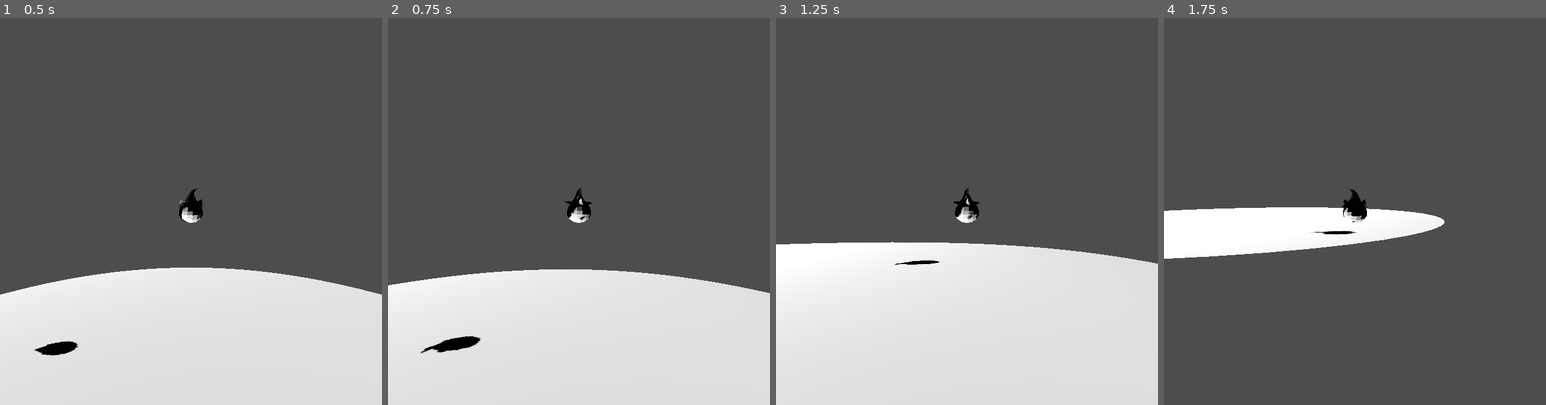
Above: before the commit, frames 1-4 (left to right).
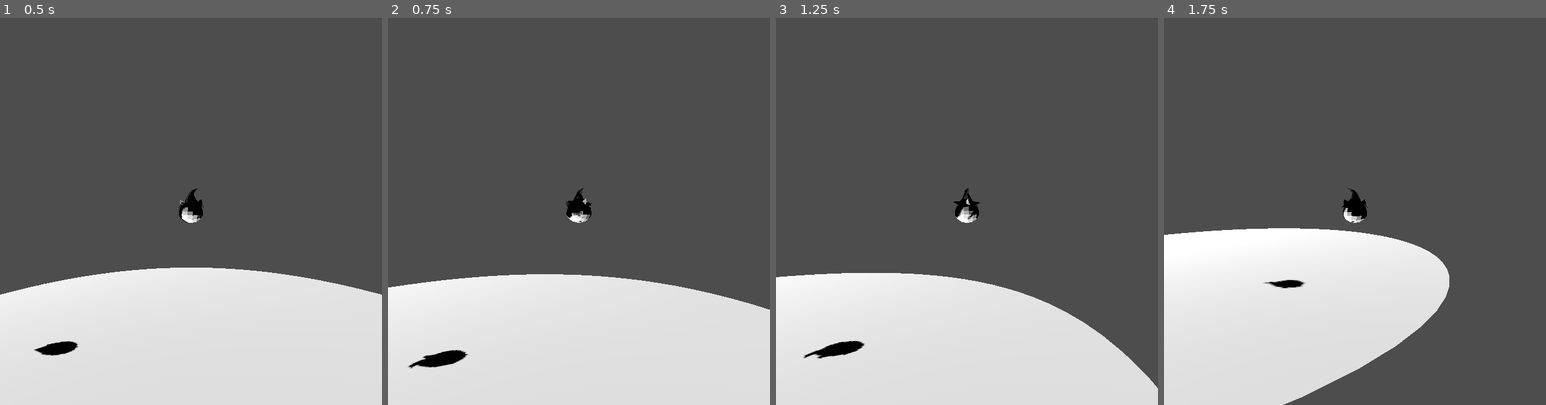
Above: after the commit, the same moments.

Repository: XMNNguyen/Godot-Wild-Jam-92
Game: Godot game, scene res://Scenes/main.tscn
Two runs of this game, one before a commit and one after it. Both use one fixed random seed, a clock stepped at 60 frames per second and the inputs below.
Inputs (mouse positions are in pixels of both pictures, inside the frame that each line leads up to):
- Up to frame 1 (0.5 s): no input
- Up to frame 2 (0.75 s): move the mouse to (663, 192) at 0.52 s; hold D (move_right) from 0.53 s (still down); tap Shift (dash) at 0.6 s
- Up to frame 3 (1.25 s): keep holding D (move_right); tap Space (jump) at 0.77, 0.8, 1.07 s
- Up to frame 4 (1.75 s): move the mouse to (1278, 230) at 1.27 s; release D (move_right) at 1.28 s; hold S (move_down) from 1.28 s (still down); tap Space (jump) at 1.35, 1.52 s; tap Shift (dash) at 1.55 s

Frame 1 is identical in both runs. In frame 2, 2.7% of the frame differs, in the area x 0-100%, y 43-91%; in frame 3, 13%; in frame 4, 29%, in the area x 0-75%, y 43-100%.

Commit message:
made dashing smoother and modified speeds

Diff:
--- a/godot-wild-jam-92/Scripts/player.gd
+++ b/godot-wild-jam-92/Scripts/player.gd
@@ -1,17 +1,20 @@
 extends CharacterBody3D
 
-@export var SPEED : float = 20.0
+@export var SPEED : float = 10.0
 @export var JUMP_VELOCITY : float = 4.5
 @export var GRAVITY : float = 500
 @export var CAMERA_ZOOM_RATIO : float = 0.75
-@export var DASH_SPEED : float = 20.0
+@export var DASH_SPEED : float = 5.0
 @export var ACCELERATION : float = 15.0
 @export var SLOW_DOWN : float = 40.0
+@export var DASH_DURATION : float = 0.3
+@export var DASH_CD : float = 0.8
 
 var score := 0
 var num_jumps := 2
-
 var speed = 0
+var can_dash = true
+var dashing = false
 
 func _ready() -> void:
 	#signals.killed_mob.connect(increase_score)
@@ -24,7 +27,7 @@
 
 	# Handle jump.
 	# player cant be hurt in air and can only kill in air
-	if Input.is_action_just_pressed("jump") and num_jumps < 2:
+	if Input.is_action_just_pressed("jump") and num_jumps < 2 and not dashing:
 		$Hitbox.monitoring = true
 		$Hitbox.monitorable = true
 		$Hurtbox.monitoring = false
@@ -42,9 +45,10 @@
 	var input_dir := Input.get_vector("move_left", "move_right", "move_up", "move_down")
 	var relativeDir := Vector3(input_dir.x, 0.0, input_dir.y).rotated(Vector3.UP, $CameraPivot/SpringArm3D.rotation.y)
 
-	print(velocity)
-
-	if relativeDir:
+	if dashing:
+		velocity = relativeDir * SPEED * DASH_SPEED
+		velocity.y = 0
+	elif relativeDir:
 		speed = move_toward(speed, SPEED, ACCELERATION * delta)
 
 		velocity.x = relativeDir.x * speed
@@ -55,8 +59,9 @@
 		$Pivot.basis = $Pivot.basis.slerp(target_basis, 0.2)
 
 		# handle dashing
-		if Input.is_action_just_pressed("dash"):
-			speed += DASH_SPEED
+		if Input.is_action_just_pressed("dash") && can_dash:
+			dash()
+
 	elif is_on_floor():
 		var slow_down = speed + SLOW_DOWN
 		velocity.x = move_toward(velocity.x, 0, slow_down * delta)
@@ -75,6 +80,20 @@
 
 	move_and_slide()
 
+
+# handles player dashing
+func dash() -> void:
+	can_dash = false
+	dashing = true
+
+	await get_tree().create_timer(DASH_DURATION).timeout
+	dashing = false
+
+	await get_tree().create_timer(DASH_CD).timeout
+
+	can_dash = true
+
+
 func increase_score(amount) -> void:
 	velocity.y = JUMP_VELOCITY
 	score += amount
